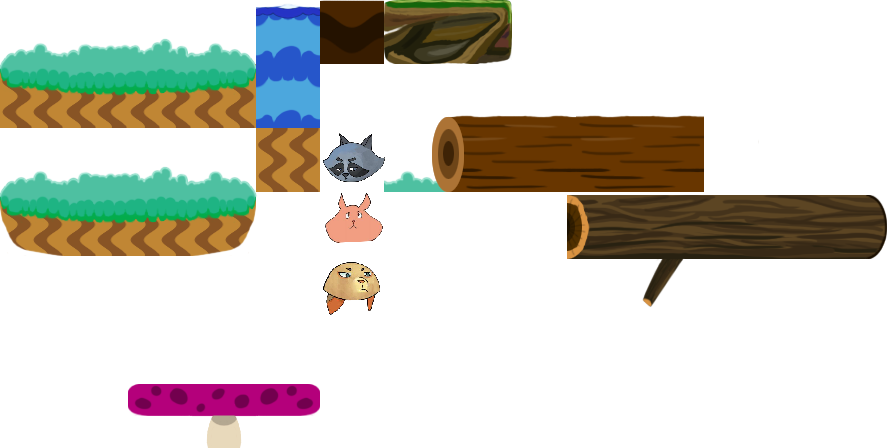
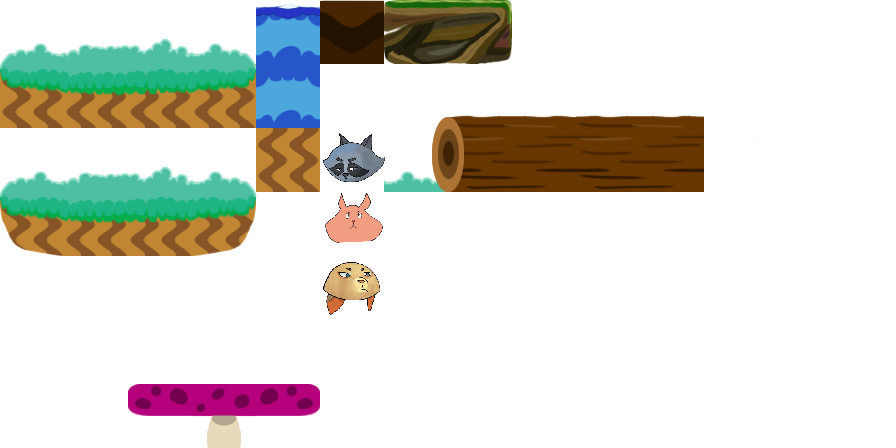
The second 896px x 448px image is a revision of the first. Changes to its layers:
painted on "Calque 1" over [left=567, top=195, right=887, bottom=308]
